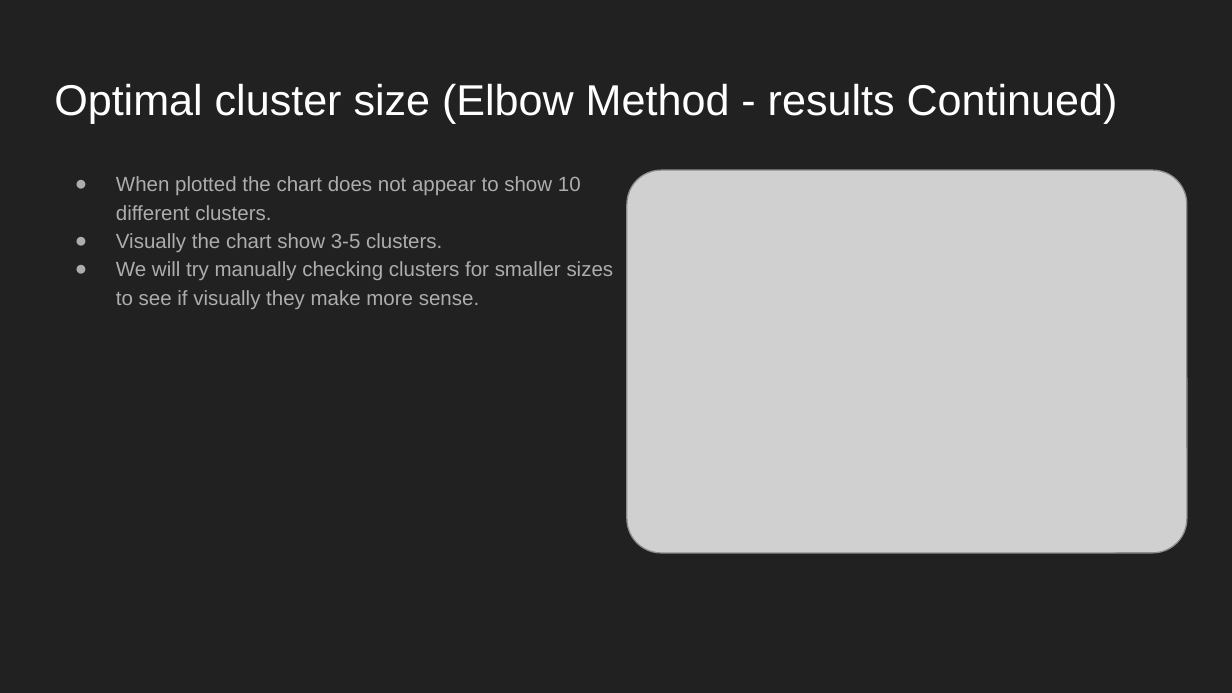
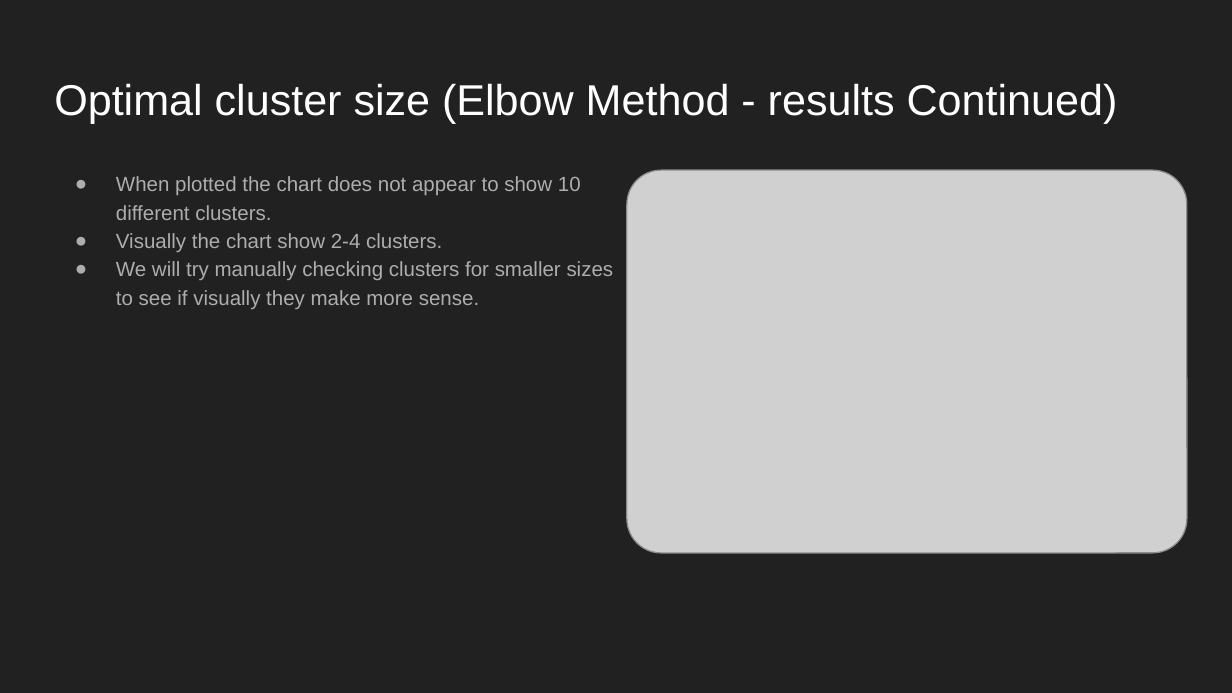
Before and after one commit to CountDer3k/Homework-AIH-2025, a slide deck: slide 11 of HW4 (Self Learning)/Self-Learning Tutorial.pptx. Drawn at 1232x693 pixels with LibreOffice and Linux fonts; fonts in the diff are those of the drawing; grey boxes stand for pictures. Boxes give left, top, right and bottom in pixels: in the first picture for what was removed or moved away, otherwise in the second. Text is boxed around its words. In the diff, an @@ line names an element or a change of style, - is before the commit and + after.

```diff
--- a/HW4 (Self Learning)/Self-Learning Tutorial.pptx
+++ b/HW4 (Self Learning)/Self-Learning Tutorial.pptx
@@ text at [116, 233, 442, 252]: text changed @@
-● Visually the chart show 3-5 clusters.
+● Visually the chart show 2-4 clusters.
```
Also in this commit, not shown: 12 other slides changed.
